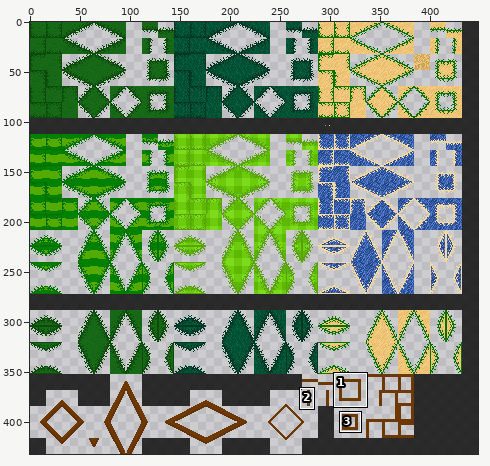
Pixel-art file: Assets/Sprites/GolfSprites/AsepriteFiles/grass-tiles_with-minigolf-walls.aseprite. The picture above shows the old version from afar; the outline marks the close-up.
Close-up. Before the edit:
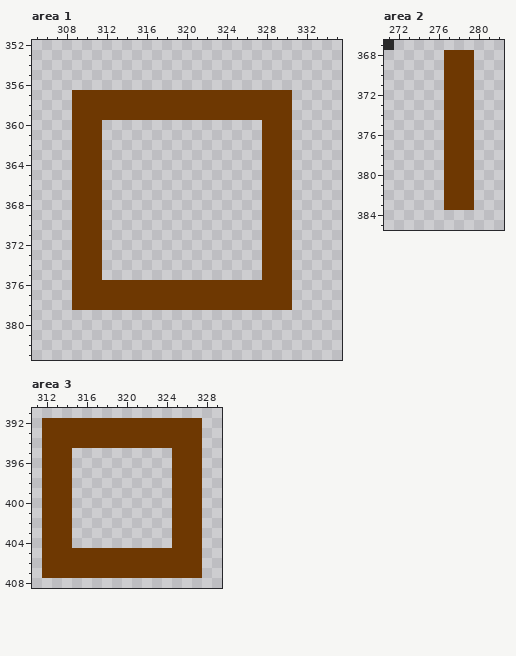
448x432 pixels, 1 frame. Colours within 5 levels of each other are drawn and written as one. Shown: area 1: x 305..335, y 352..383; area 2: x 271..282, y 367..385; area 3: x 311..329, y 391..408. The commit also changed other parts of the picture, which this record leaves out.
After:
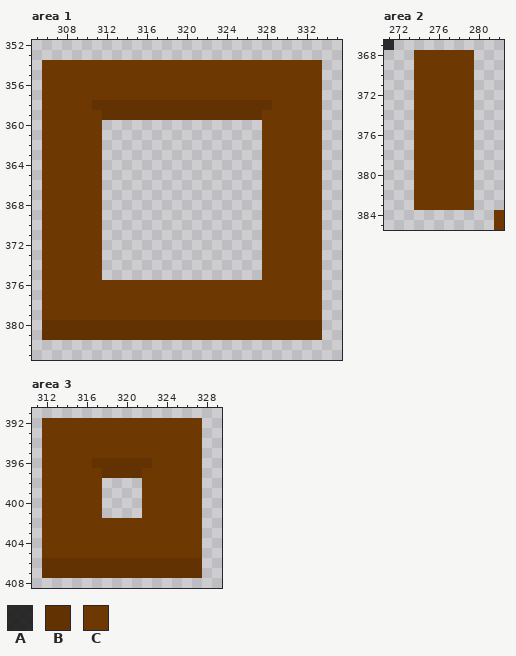
Palette (. is transparent): A #151515e1  B #633202  C #6e3802
Difference:
layer "minigolf-walls" now hidden
--- area 1, layer "walls-better?"
@@ x 305..335 @@
 353 ...............................
-354 ...............................
-355 ...............................
-356 ...............................
-357 ....CCCCCCCCCCCCCCCCCCCCCC.....
-358 ....CCCCCCCCCCCCCCCCCCCCCC.....
-359 ....CCCCCCCCCCCCCCCCCCCCCC.....
-360 ....CCC................CCC.....
-361 ....CCC................CCC.....
-362 ....CCC................CCC.....
-363 ....CCC................CCC.....
-364 ....CCC................CCC.....
-365 ....CCC................CCC.....
-366 ....CCC................CCC.....
-367 ....CCC................CCC.....
-368 ....CCC................CCC.....
-369 ....CCC................CCC.....
-370 ....CCC................CCC.....
-371 ....CCC................CCC.....
-372 ....CCC................CCC.....
-373 ....CCC................CCC.....
-374 ....CCC................CCC.....
-375 ....CCC................CCC.....
-376 ....CCCCCCCCCCCCCCCCCCCCCC.....
-377 ....CCCCCCCCCCCCCCCCCCCCCC.....
-378 ....CCCCCCCCCCCCCCCCCCCCCC.....
-379 ...............................
-380 ...............................
-381 ...............................
+354 .CCCCCCCCCCCCCCCCCCCCCCCCCCCC..
+355 .CCCCCCCCCCCCCCCCCCCCCCCCCCCC..
+356 .CCCCCCCCCCCCCCCCCCCCCCCCCCCC..
+357 .CCCCCCCCCCCCCCCCCCCCCCCCCCCC..
+358 .CCCCCBBBBBBBBBBBBBBBBBBCCCCC..
+359 .CCCCCCBBBBBBBBBBBBBBBBCCCCCC..
+360 .CCCCCC................CCCCCC..
+361 .CCCCCC................CCCCCC..
+362 .CCCCCC................CCCCCC..
+363 .CCCCCC................CCCCCC..
+364 .CCCCCC................CCCCCC..
+365 .CCCCCC................CCCCCC..
+366 .CCCCCC................CCCCCC..
+367 .CCCCCC................CCCCCC..
+368 .CCCCCC................CCCCCC..
+369 .CCCCCC................CCCCCC..
+370 .CCCCCC................CCCCCC..
+371 .CCCCCC................CCCCCC..
+372 .CCCCCC................CCCCCC..
+373 .CCCCCC................CCCCCC..
+374 .CCCCCC................CCCCCC..
+375 .CCCCCC................CCCCCC..
+376 .CCCCCCCCCCCCCCCCCCCCCCCCCCCC..
+377 .CCCCCCCCCCCCCCCCCCCCCCCCCCCC..
+378 .CCCCCCCCCCCCCCCCCCCCCCCCCCCC..
+379 .CCCCCCCCCCCCCCCCCCCCCCCCCCCC..
+380 .BBBBBBBBBBBBBBBBBBBBBBBBBBBB..
+381 .BBBBBBBBBBBBBBBBBBBBBBBBBBBB..
 382 ...............................
--- area 2, layer "walls-better?"
@@ x 271..282 @@
 367 A...........
-368 ......CCC...
-369 ......CCC...
-370 ......CCC...
-371 ......CCC...
-372 ......CCC...
-373 ......CCC...
-374 ......CCC...
-375 ......CCC...
-376 ......CCC...
-377 ......CCC...
-378 ......CCC...
-379 ......CCC...
-380 ......CCC...
-381 ......CCC...
-382 ......CCC...
-383 ......CCC...
-384 ............
-385 ............
+368 ...CCCCCC...
+369 ...CCCCCC...
+370 ...CCCCCC...
+371 ...CCCCCC...
+372 ...CCCCCC...
+373 ...CCCCCC...
+374 ...CCCCCC...
+375 ...CCCCCC...
+376 ...CCCCCC...
+377 ...CCCCCC...
+378 ...CCCCCC...
+379 ...CCCCCC...
+380 ...CCCCCC...
+381 ...CCCCCC...
+382 ...CCCCCC...
+383 ...CCCCCC...
+384 ...........C
+385 ...........C
--- area 3, layer "walls-better?"
@@ x 311..329 @@
 394 .CCCCCCCCCCCCCCCC..
-395 .CCC..........CCC..
-396 .CCC..........CCC..
-397 .CCC..........CCC..
-398 .CCC..........CCC..
-399 .CCC..........CCC..
-400 .CCC..........CCC..
-401 .CCC..........CCC..
-402 .CCC..........CCC..
-403 .CCC..........CCC..
-404 .CCC..........CCC..
+395 .CCCCCCCCCCCCCCCC..
+396 .CCCCCBBBBBBCCCCC..
+397 .CCCCCCBBBBCCCCCC..
+398 .CCCCCC....CCCCCC..
+399 .CCCCCC....CCCCCC..
+400 .CCCCCC....CCCCCC..
+401 .CCCCCC....CCCCCC..
+402 .CCCCCCCCCCCCCCCC..
+403 .CCCCCCCCCCCCCCCC..
+404 .CCCCCCCCCCCCCCCC..
 405 .CCCCCCCCCCCCCCCC..
-406 .CCCCCCCCCCCCCCCC..
-407 .CCCCCCCCCCCCCCCC..
+406 .BBBBBBBBBBBBBBBB..
+407 .BBBBBBBBBBBBBBBB..
 408 ...................
